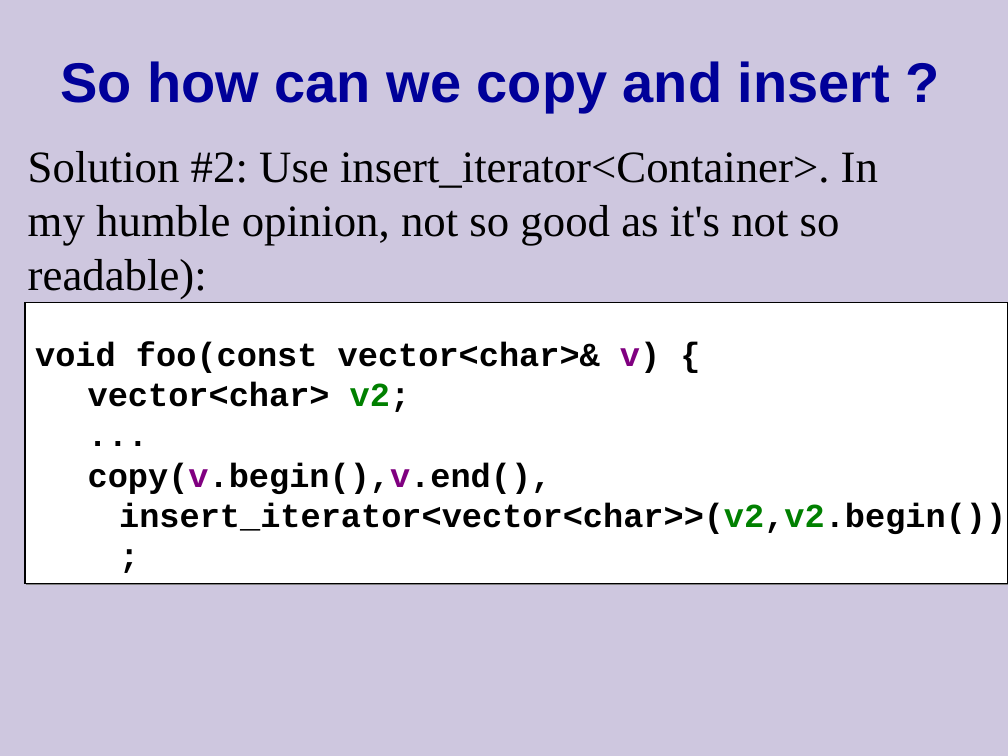
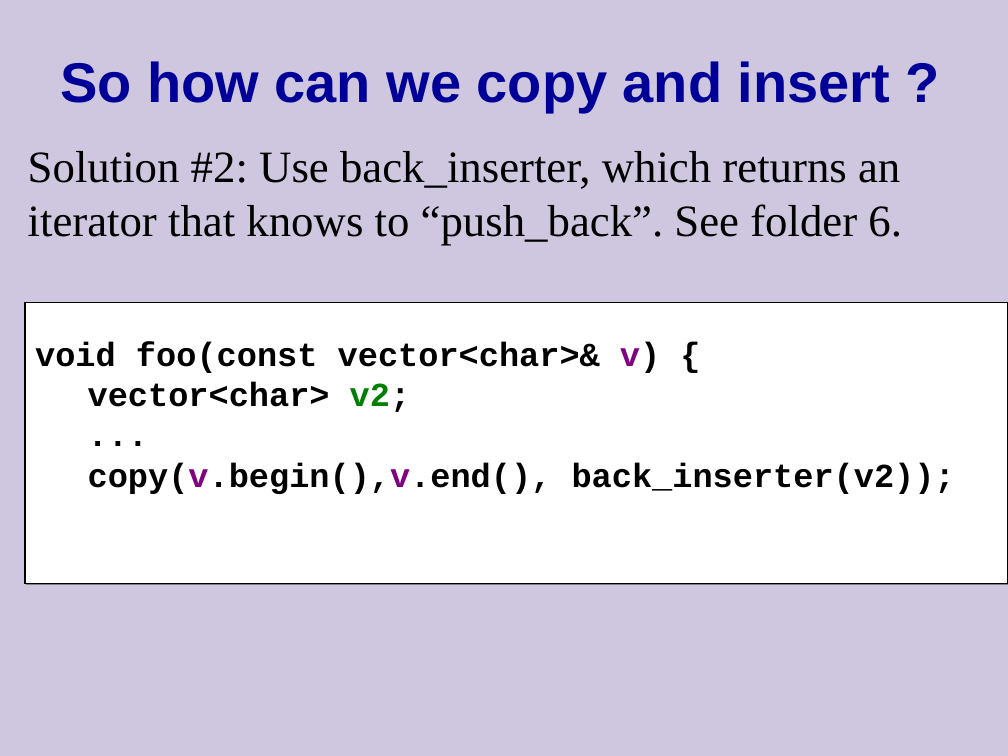
Before and after one commit to cpp-at-ariel/cpp-5778, a slide deck: slide 97 of week10-stl/slides-1-stl.odp. Drawn at 1008x756 pixels with LibreOffice and Linux fonts; fonts in the diff are those of the drawing. Boxes give left, top, right and bottom in pixels: in the first picture for what was removed or moved away, otherwise in the second. Text is boxed around its words. In the diff, an @@ line names an element or a change of style, - is before the commit and + after.

```diff
--- a/week10-stl/slides-1-stl.odp
+++ b/week10-stl/slides-1-stl.odp
@@ text removed at box(28, 151, 878, 299) @@
-Solution #2: Use insert_iterator<Container>. In my humble opinion, not so good as it's not so readable):
@@ text added at box(28, 151, 902, 245), 32 pt, text #000000 @@
+Solution #2: Use back_inserter, which returns an iterator that knows to “push_back”. See folder 6.
@@ text at box(88, 462, 955, 494): text changed @@
-copy(v.begin(),v.end(), insert_iterator<vector<char>>(v2,v2.begin());
+copy(v.begin(),v.end(), back_inserter(v2));
```
Also in this commit, not shown: 2 other slides changed, 8 slides added, 12 other files.
